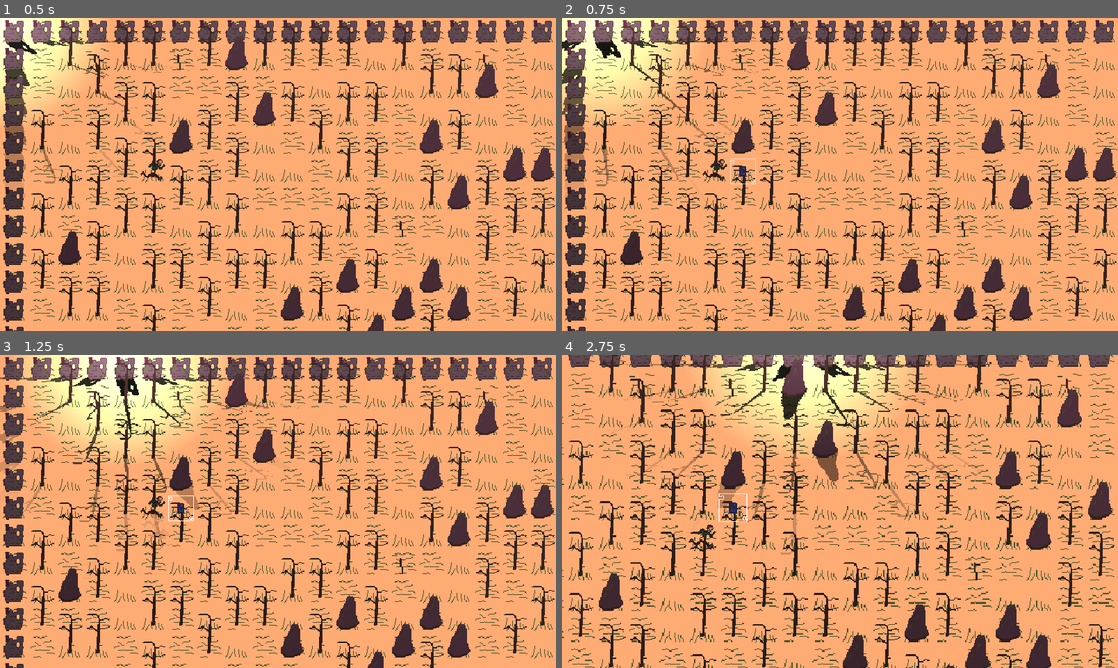
Above: before the commit, frames 1-4 (two rows, left to right).
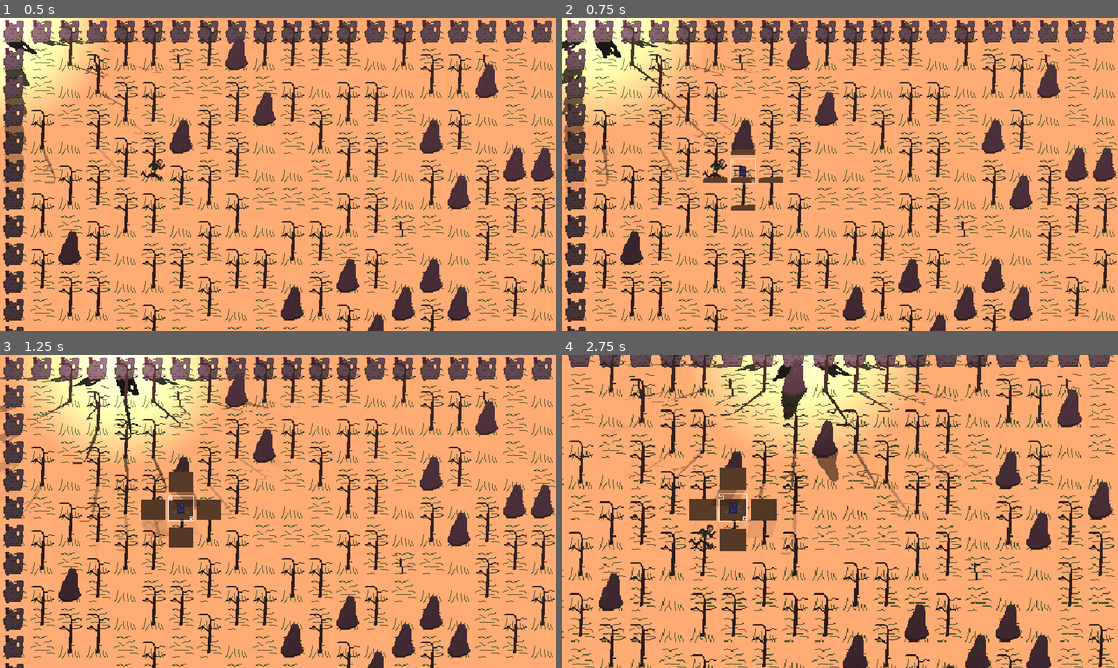
Above: after the commit, the same moments.

Repository: HartThomas/pixel-rpg
Game: Godot game, scene res://scenes/adventure.tscn
Two runs of this game, one before a commit and one after it. Both use one fixed random seed, a clock stepped at 60 frames per second and the inputs below.
Inputs (mouse positions are in pixels of both pictures, inside the frame that each line leads up to):
- Up to frame 1 (0.5 s): no input
- Up to frame 2 (0.75 s): move the mouse to (962, 158) at 0.52 s; hold Right (ui_right) from 0.53 s (still down); hold Shift (shift) from 0.53 s (still down); click (962, 158) at 0.67 s
- Up to frame 3 (1.25 s): keep holding Right (ui_right); keep holding Shift (shift)
- Up to frame 4 (2.75 s): release Right (ui_right) at 1.25 s; release Shift (shift) at 1.25 s; drag from (728, 527) to (812, 574) at 1.27 s; tap Enter at 2 s; move the mouse to (895, 442) at 2.02 s; hold Right (ui_right) from 2.03 s (still down); hold Shift (shift) from 2.03 s (still down); tap Mouse wheel up (camera_zoom_in) at 2.1 s; click (895, 442) at 2.17 s

Frame 1 is identical in both runs. In frame 2, 0.4% of the frame differs, in the area x 25-40%, y 42-62%; in frame 3, 1.6%; in frame 4, 1.7%, in the area x 22-39%, y 36-63%.

Commit message:
Add hammer animations

Diff:
--- a/scenes/animatable_sprite.tscn
+++ b/scenes/animatable_sprite.tscn
@@ -1,6 +1,6 @@
 [gd_scene load_steps=13 format=3 uid="uid://c2asl6nrtmy6c"]
 
-[ext_resource type="Texture2D" uid="uid://ba53lf43w3b7o" path="res://art/sprites/player_positions.png" id="1_dp4fn"]
+[ext_resource type="Texture2D" uid="uid://ba53lf43w3b7o" path="res://art/cell_animations/player.png" id="1_dp4fn"]
 [ext_resource type="Script" uid="uid://c8venspi5fnav" path="res://scripts/animatable_sprite.gd" id="2_dp4fn"]
 [ext_resource type="Shader" uid="uid://domgyyb6o7cq2" path="res://shaders/shade.gdshader" id="3_ubu22"]
 
--- /dev/null
+++ b/scenes/hammer.tscn
@@ -0,0 +1,6 @@
+[gd_scene load_steps=2 format=3 uid="uid://bs8dl725qwow5"]
+
+[ext_resource type="Script" uid="uid://bi2td08rx7ch2" path="res://scripts/attacks/hammer.gd" id="1_s5ltg"]
+
+[node name="Hammer" type="Node2D"]
+script = ExtResource("1_s5ltg")
--- a/scripts/adventure.gd
+++ b/scripts/adventure.gd
@@ -4,6 +4,9 @@
 @onready var background: Node2D = $Background
 @onready var camera_2d: Camera2D = $Camera2D
 @onready var highlight_cell: Sprite2D = $HighlightCell
+
+var weapon = 'hammer'
+@onready var weapon_scene :PackedScene = preload("res://scenes/hammer.tscn")
 
 const generic_scenery_scene = preload("res://scenes/sprite.tscn")
 var light_source = preload("res://scenes/light.tscn")
@@ -167,15 +170,30 @@
 	return line
 
 var path: Array[Vector2i] = []
-var move_speed := 5.0  # tiles per second
-var move_timer := 0.0
-var move_delay := 1.0 / move_speed
+var move_speed = 5.0
+var move_timer = 0.0
+var move_delay = 1.0 / move_speed
 
 func cell_clicked(target: Vector2i):
 	if Input.is_action_pressed('shift'):
-		pass
+		var attack_instance = weapon_scene.instantiate()
+		var target_cell = find_first_cell_toward_mouse_click()
+		attack_instance.player_cell = player_node.position/32
+		attack_instance.target_cell = target_cell / 32
+		var affected_cells = attack_instance.execute()
+		for cell in affected_cells:
+			var new_animated_sprite = player_scene.instantiate()
+			new_animated_sprite.sprite_name = weapon
+			new_animated_sprite.position =( cell * 32) + Vector2i(16.0,16.0)
+			for i in lights:
+				new_animated_sprite.point_lights.append(i)
+			add_child(new_animated_sprite)
+		call(weapon)
 	else:
 		move_player(target)
+
+func hammer(text = 'test'):
+	print(text)
 
 func move_player(target: Vector2i):
 	var current_grid = (player_node.position / cell_size).floor()
@@ -191,10 +209,15 @@
 	draw_rect(rect, Color(1, 0, 0, 0.3))
 
 var coords_array = [
-	Vector2(1,0),Vector2(1,1),Vector2(0,1),Vector2(-1,1),Vector2(-1,0),Vector2(-1,-1),Vector2(0,-1),Vector2(1,-1),
+	Vector2(1,0),Vector2(1,1),Vector2(0,1),Vector2(-1,1),Vector2(-1,0),Vector2(-1,-1),Vector2(0,-1),Vector2(1,-1)
 ]
 
 func highlight_best_cell():
+	var target_cell = find_first_cell_toward_mouse_click()
+	highlight_cell.global_position = target_cell
+	highlight_cell.visible = true
+
+func find_first_cell_toward_mouse_click():
 	var player_world_position = player_node.position
 	var mouse_world_position = get_viewport().get_mouse_position()
 	var player_to_mouse_angle = (mouse_world_position - player_world_position).angle()
@@ -206,9 +229,7 @@
 		if angle_diff < smallest_angle_diff:
 			smallest_angle_diff = angle_diff
 			best_offset = offset
-	var target_cell = player_world_position + (best_offset * 32)
-	highlight_cell.global_position = target_cell
-	highlight_cell.visible = true
+	return player_world_position + (best_offset * 32)
 
 func _process(delta):
 	if Input.is_action_pressed("shift"):
--- a/scripts/animatable_sprite.gd
+++ b/scripts/animatable_sprite.gd
@@ -5,7 +5,11 @@
 var sprite_name: String
 var shadow_instances : Array[AnimatedSprite2D] = []
 
-var shadow_offset_dictionary : Dictionary = {tree= Vector2(0.0,-21.0), bush= Vector2(0.0, -1.0), rock=Vector2(0.0,-21.0), small_bush=Vector2(0.0,-11.0), signpost=Vector2(0.0,-11.0), player=Vector2(0.0,-11.0)}
+var animation_dictionary : Dictionary = {
+	player={ offset=Vector2(0.0,-11.0), columns= 3, rows = 1, used_columns = 1, loop = true, despawn = false },
+	hammer= { offset = Vector2(0.0,-11.0),columns= 3, rows = 1, used_columns = 3, loop=false, despawn = true }
+}
+
 
 func _process(delta: float) -> void:
 	for i in point_lights.size():
@@ -29,19 +33,41 @@
 		self.modulate = Color(brightness, brightness, brightness, 1.0)
 
 func _ready() -> void:
-	#texture = load("res://art/sprites/%s.png" % [sprite_name.to_lower()])
-	#var shadow_texture = load("res://art/sprites/%s_shadow.png" % [sprite_name.to_lower()])
+	var sprite_sheet = load("res://art/cell_animations/%s.png" % [sprite_name])
+	var frame_width = 32
+	var frame_height = 32
+	var frames = SpriteFrames.new()
+
+	frames.add_animation(sprite_name)
+	frames.set_animation_loop(sprite_name, animation_dictionary[sprite_name].loop)
+	if animation_dictionary[sprite_name].despawn:
+		animation_finished.connect(_on_animation_finished)
+	var image = sprite_sheet.get_image()
+	for y in range(animation_dictionary[sprite_name].rows):
+		for x in range(animation_dictionary[sprite_name].used_columns):
+			var rect = Rect2(x * frame_width, y * frame_height, frame_width, frame_height)
+			var frame_image = image.get_region(rect)
+			var frame_tex = ImageTexture.create_from_image(frame_image)
+			frames.add_frame(sprite_name, frame_tex)
+	sprite_frames = frames
+	animation = sprite_name
+	play()
 	for light in point_lights:
 		var shadow_instance = shadow.duplicate() as AnimatedSprite2D
 		var base_material = shadow.material
-
 		var new_material = base_material.duplicate() as ShaderMaterial
 		shadow_instance.material = new_material
 		shadow_instance.visible = true
-		#shadow_instance.texture = shadow_texture
 		shadow_instance.centered = true
-		shadow_instance.offset = shadow_offset_dictionary[sprite_name]
-		shadow_instance.position = Vector2(shadow_offset_dictionary[sprite_name].x, -shadow_offset_dictionary[sprite_name].y)
+		shadow_instance.sprite_frames = frames
+		shadow_instance.animation = sprite_name
+		shadow_instance.play()
+		shadow_instance.animation_finished.connect(_on_animation_finished)
+		shadow_instance.offset = animation_dictionary[sprite_name].offset
+		shadow_instance.position = Vector2(animation_dictionary[sprite_name].offset.x, -animation_dictionary[sprite_name].offset.y)
 		add_child(shadow_instance)
 		shadow_instances.append(shadow_instance)
 	shadow.visible = false
+
+func _on_animation_finished():
+	queue_free()
--- a/scripts/attacks/hammer.gd
+++ b/scripts/attacks/hammer.gd
@@ -3,17 +3,18 @@
 
 func get_affected_cells() -> Array[Vector2i]:
 	var center = target_cell
-	var offsets = [
-		Vector2i(0, 0), # the main hit
+	var offsets: Array[Vector2i] = [
+		Vector2i(0, 0),
 		Vector2i(1, 0),
 		Vector2i(-1, 0),
 		Vector2i(0, 1),
 		Vector2i(0, -1)
 	]
-	return offsets.map(func(offset): return center + offset)
+	var affected:  Array[Vector2i] = []
+	for offset in offsets:
+		affected.append(center + offset)
+	return affected
 
 func execute():
-	for cell in get_affected_cells():
-		var world_pos = cell
-		# spawn animation or effect at world_pos
-		print("Hammer hits: ", cell)
+	var affected_cells = get_affected_cells()
+	return affected_cells
Binary file added: art/cell_animations/hammer.png
Not shown, changed: art/cell_animations/hammer.png.import
Renamed: art/sprites/player_positions.png -> art/cell_animations/player.png
Not shown, added: art/cell_animations/player.png.import
Not shown, added: scenes/hammer.tscn1395654566.tmp
